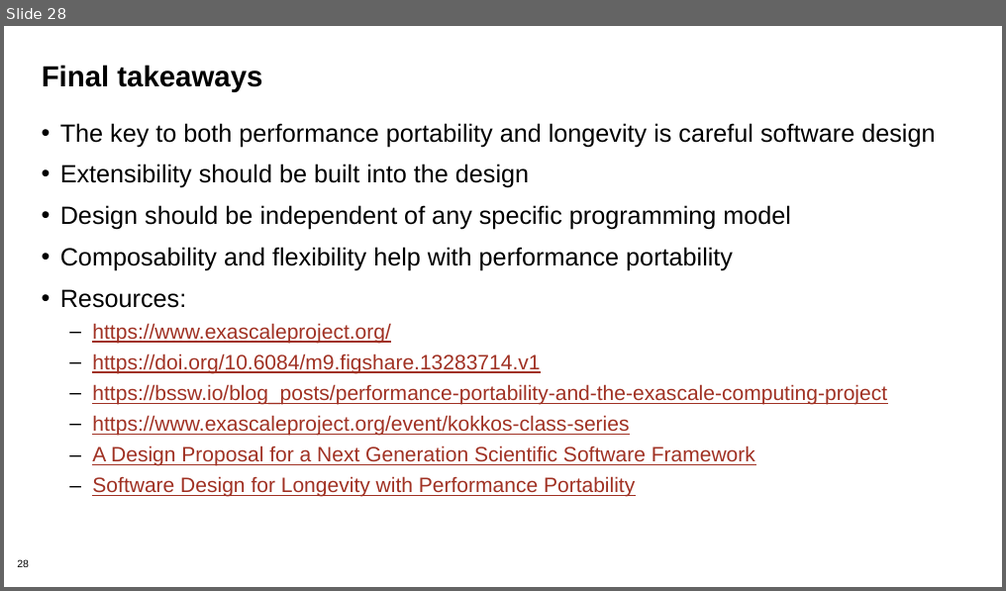
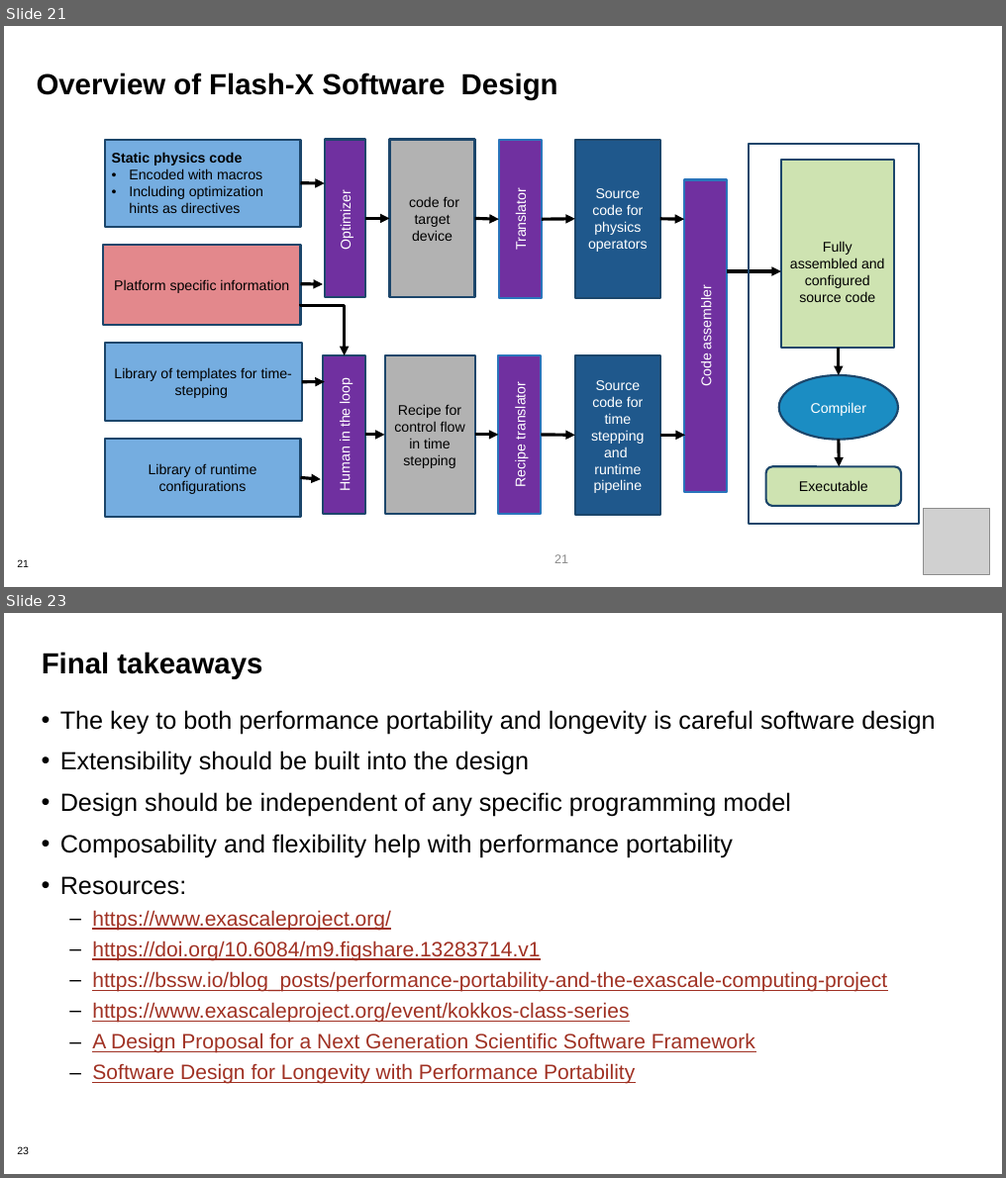
Before and after one commit to bssw-tutorial/presentations, a slide deck: design-a.pptx. Shown one above the other, each under a label of ours: slide 28 before the commit, slides 21 and 23 after it; the slides between them are not shown. The pictures are 1006x591 and 1006x1178 pixels, drawn with LibreOffice and Linux fonts; fonts in the diff are those of the drawing; grey boxes stand for pictures; background and template pictures are left out. Boxes give left, top, right and bottom in pixels: in the first picture for what was removed or moved away, otherwise in the second. Text is boxed around its words. In the diff, an @@ line names an element or a change of style, - is before the commit and + after.

```diff
--- a/design-a.pptx
+++ b/design-a.pptx
@@ slide 21 added at (4, 26, 1002, 587), background #FFFFFF; not listed: 1 template element that a slide beside it also shows @@
@@ title added at (37, 73, 558, 99), 28 pt, text #000000, bold @@
+Overview of Flash-X Software Design
@@ group added at (103, 140, 918, 524): 16 rectangles, 15 texts, 15 arrows, 1 freeform shape, 1 ellipse, 1 rounded rectangle @@
+Library of templates for time-stepping
+Optimizer
+code for target device
+Static physics code
+• Encoded with macros
+• Including optimization hints as directives
+Platform specific information
+Recipe for control flow in time
+stepping
+Recipe translator
+Source code for time
+stepping
+and
+runtime pipeline
+Library of runtime configurations
+Translator
+Source code for physics operators
+Human in the loop
+Code assembler
+Fully assembled and configured source code
+Compiler
+Executable
@@ picture added at (923, 508, 989, 574) @@
@@ page number added at (554, 555, 568, 564), 12 pt, text #8C8C8C @@
+21
@@ what was slide 28 is now slide 23 @@
```
Also in this commit, not shown: 7 slides changed, 13 other slides added, 19 slides removed.
